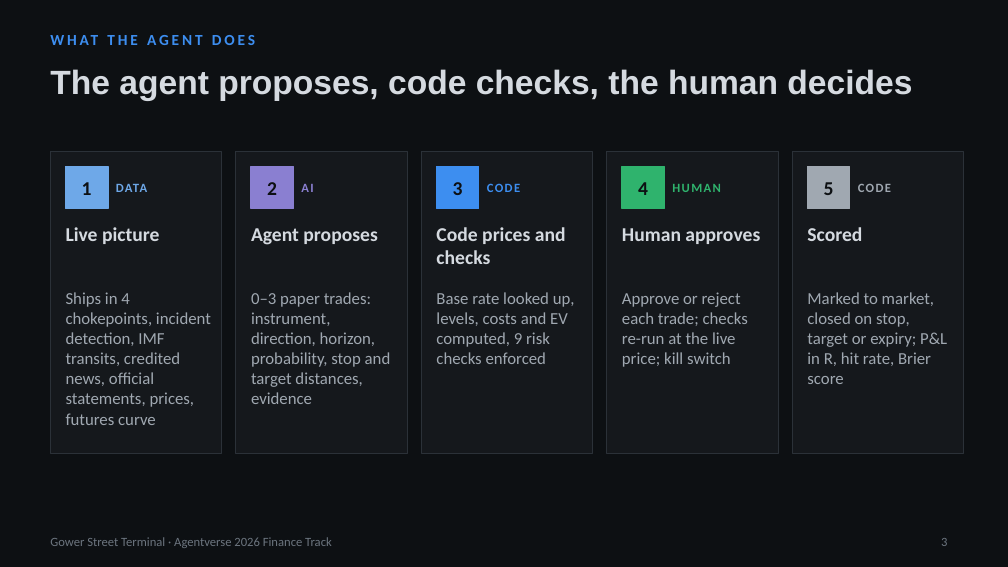
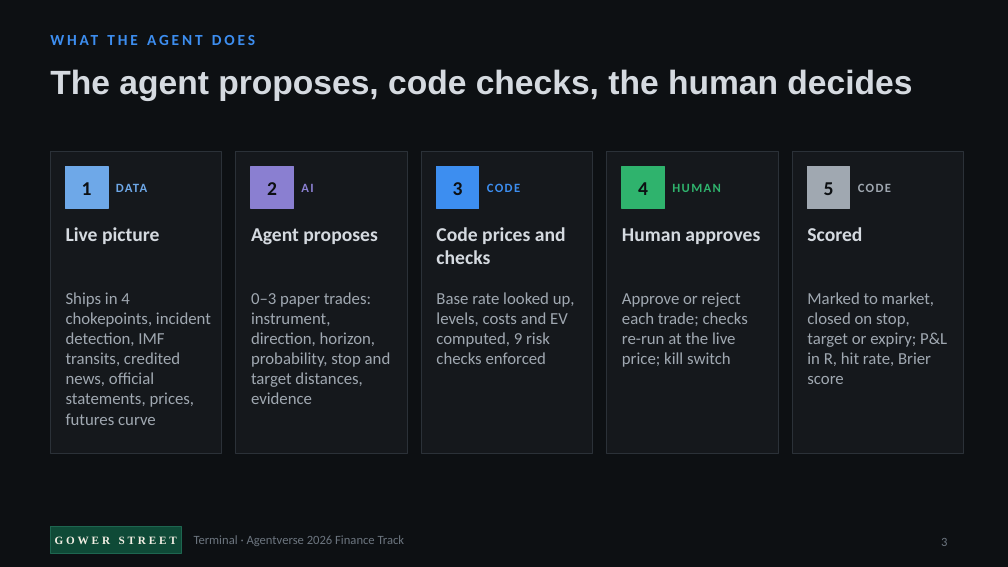
Before and after one commit to itsaminzare/gower-street-terminal, a slide deck: slide 3 of deck/Gower-Street-Terminal-pitch.pptx. Drawn at 1008x567 pixels with LibreOffice and Linux fonts; fonts in the diff are those of the drawing. Boxes give left, top, right and bottom in pixels: in the first picture for what was removed or moved away, otherwise in the second. Text is boxed around its words. In the diff, an @@ line names an element or a change of style, - is before the commit and + after.

```diff
--- a/deck/Gower-Street-Terminal-pitch.pptx
+++ b/deck/Gower-Street-Terminal-pitch.pptx
@@ rectangle added at (50, 526, 181, 553), fill #0F4A37, outline #1E6650 0.75 pt @@
@@ text added at (55, 536, 177, 544), 8 pt, text #F3EFE4, bold @@
+GOWER STREET
@@ text at (194, 535, 405, 546): text changed @@
-Gower Street Terminal · Agentverse 2026 Finance Track
+Terminal · Agentverse 2026 Finance Track
```
Also in this commit, not shown: 9 other slides changed.
